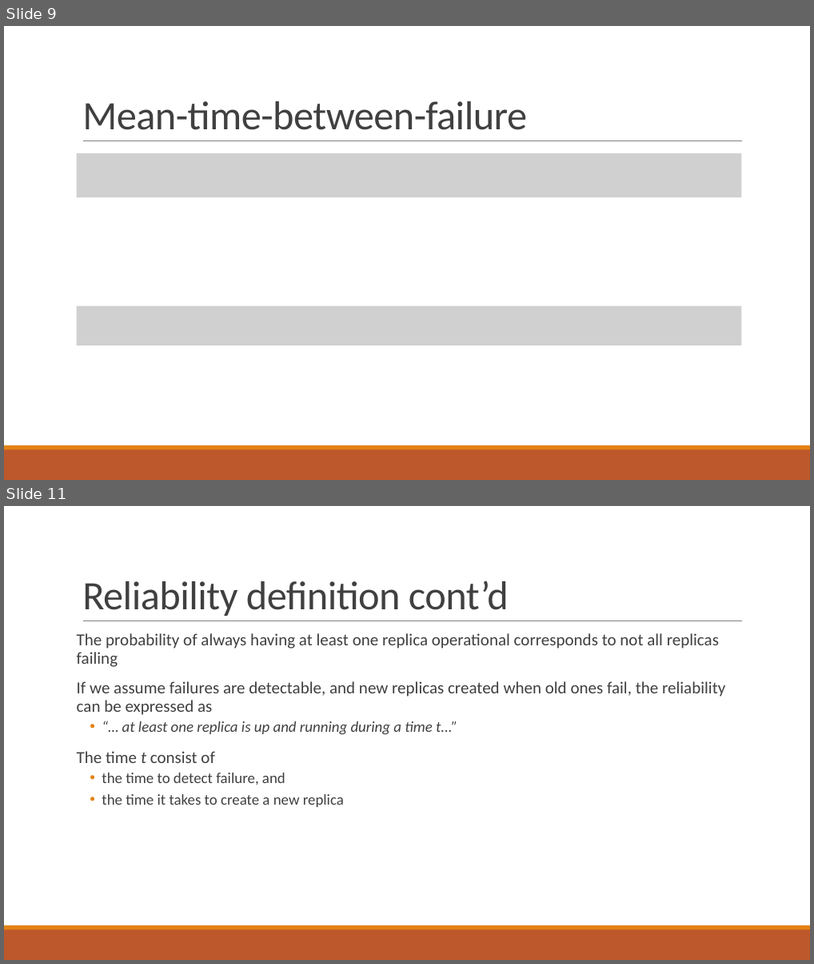
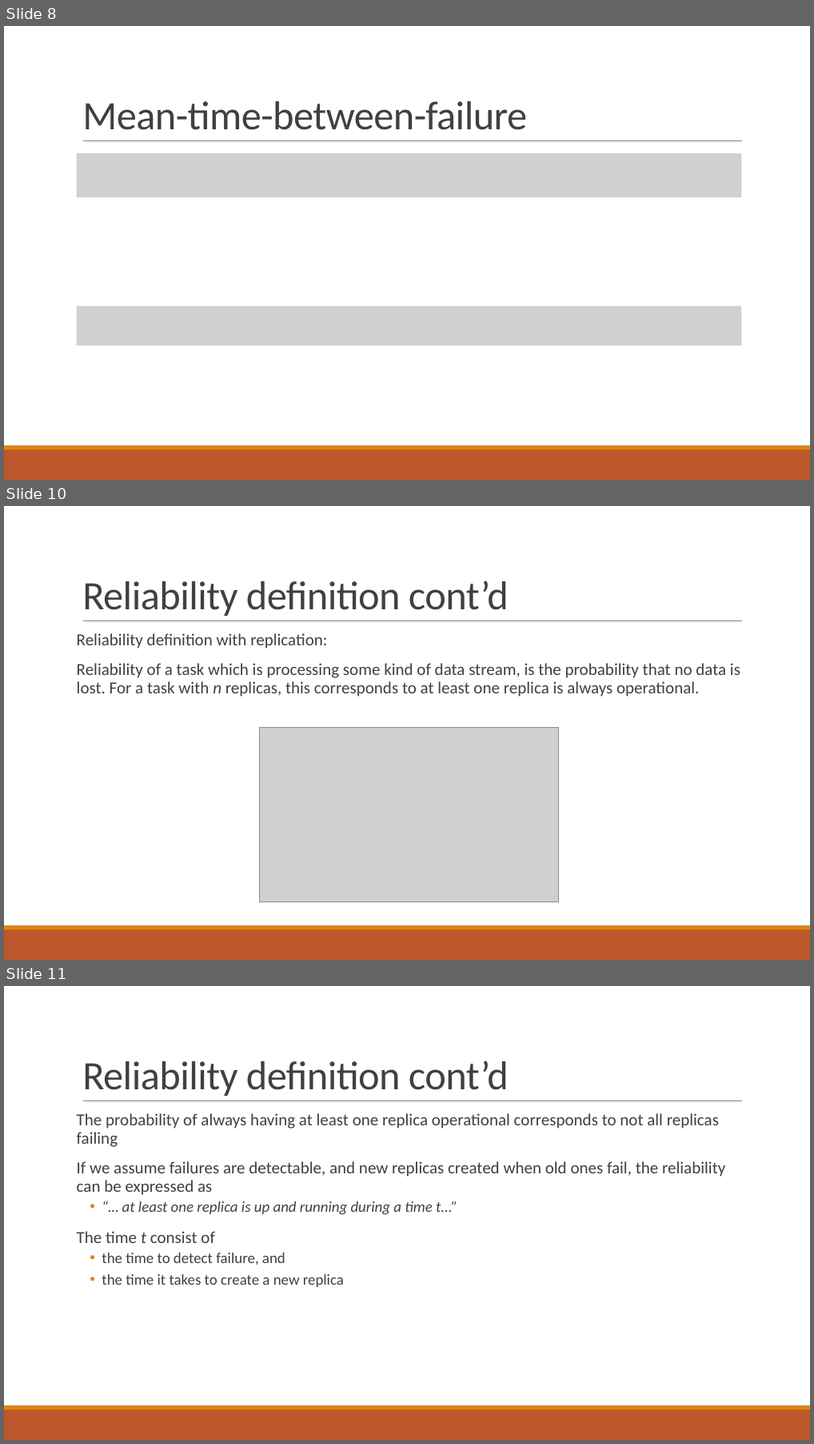
Before and after one commit to PStahl/master_thesis, a slide deck: presentation/presentation2.pptx. Shown one above the other, each under a label of ours: slides 9 and 11 before the commit, slides 8, 10 and 11 after it; the slides between them are not shown. The pictures are 814x964 and 814x1444 pixels, drawn with LibreOffice and Linux fonts; fonts in the diff are those of the drawing; grey boxes stand for pictures. Boxes give left, top, right and bottom in pixels: in the first picture for what was removed or moved away, otherwise in the second. Text is boxed around its words. In the diff, an @@ line names an element or a change of style, - is before the commit and + after.

```diff
--- a/presentation/presentation2.pptx
+++ b/presentation/presentation2.pptx
@@ slide 10 added at (4,506,810,960), background #FFFFFF; not listed: 3 template elements that a slide beside it also shows @@
@@ title added at (82,580,509,616), 48 pt, text #404040 @@
+Reliability definition cont’d
@@ text added at (77,633,741,696), 20 pt, text #404040 @@
+Reliability definition with replication:
+Reliability of a task which is processing some kind of data stream, is the probability that no data is lost. For a task with n replicas, this corresponds to at least one replica is always operational.
@@ picture added at (260,728,558,902) @@
@@ what was slide 9 is now slide 8 @@
```
Also in this commit, not shown: 6 slides changed.
